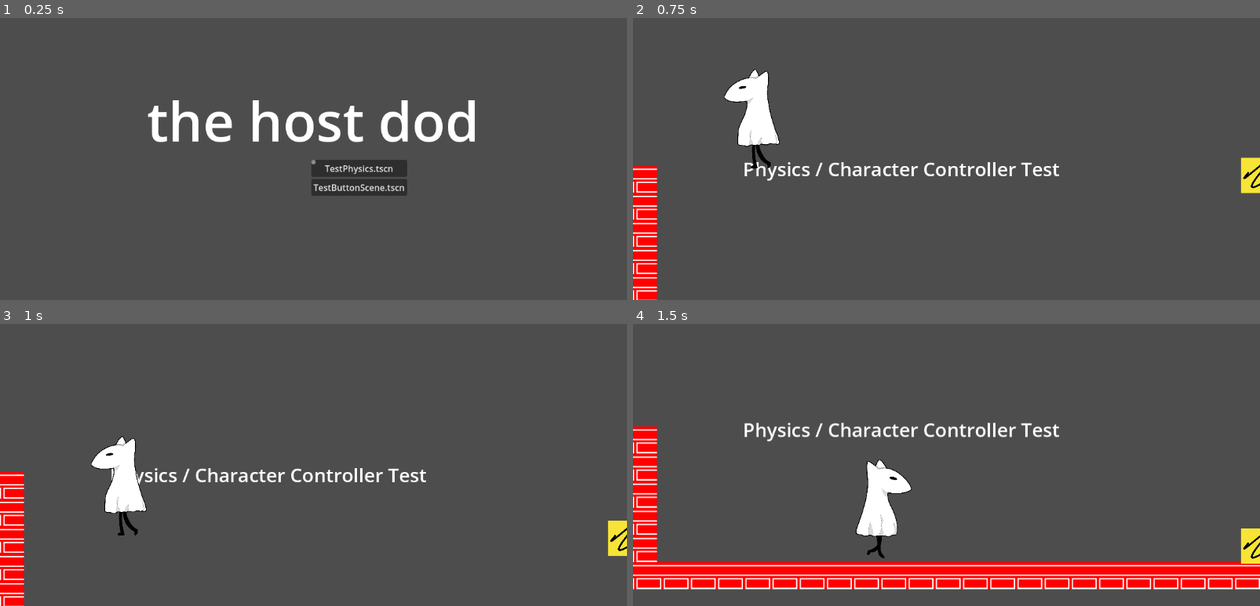
Above: before the commit, frames 1-4 (two rows, left to right).
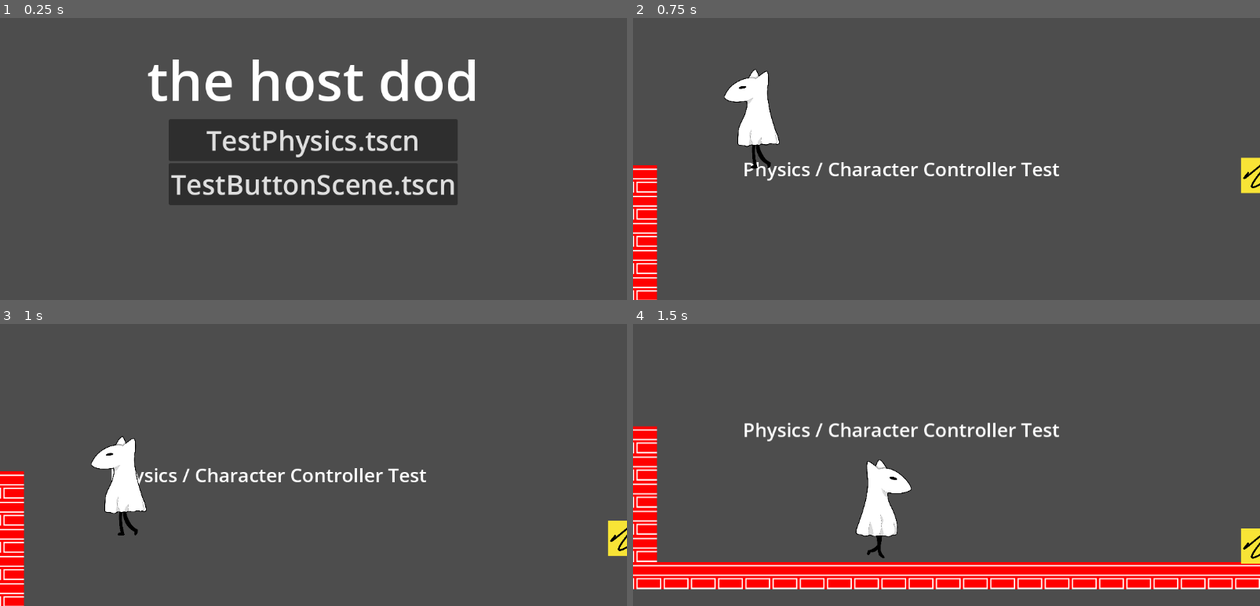
Above: after the commit, the same moments.

Repository: rcivan/ghost-dog
Game: Godot game, scene res://MainTitle.tscn
The game is run twice, just before and just after one commit, with the same random seed, the same clock (stepped at 60 frames per second) and the same inputs. This scene is started directly instead of the project's main scene.
Inputs:
- Up to frame 1 (0.25 s): no input
- Up to frame 2 (0.75 s): click "TestPhysics.tscn" at 0.5 s
- Up to frame 3 (1 s): no input
- Up to frame 4 (1.5 s): hold Right (right) from 1.28 s (still down); hold Q (slide) from 1.28 s (still down)

The runs differ from the first frame. In frame 1, 16% of the frame differs, in the area x 23-76%, y 14-67%; in frame 2, nothing differs; in frame 3, nothing differs; in frame 4, nothing differs.

Commit message:
nicer

Diff:
--- a/game/MainTitle.gd
+++ b/game/MainTitle.gd
@@ -4,7 +4,7 @@
 # Called when the node enters the scene tree for the first time.
 func _ready():
 	var dir = DirAccess.open("res://test/stages")
-	var scenes_container = $VBoxContainer/ScrollContainer/Scenes
+	var scenes_container = $VBoxContainer/Scenes
 	if not dir:
 		return
 
@@ -17,6 +17,8 @@
 			go_button.pressed.connect(
 				func(): return get_tree().change_scene_to_file("res://test/stages/" + file_name)
 			)
+			go_button.size_flags_horizontal = Control.SIZE_EXPAND_FILL
+			go_button.anchors_preset = go_button.PRESET_VCENTER_WIDE
 
 			scenes_container.add_child(go_button)
 
--- a/game/MainTitle.tscn
+++ b/game/MainTitle.tscn
@@ -1,6 +1,9 @@
-[gd_scene load_steps=3 format=3 uid="uid://up3yks0lulrx"]
+[gd_scene load_steps=4 format=3 uid="uid://up3yks0lulrx"]
 
 [ext_resource type="Script" path="res://MainTitle.gd" id="1_0oevt"]
+
+[sub_resource type="Theme" id="Theme_qhbl5"]
+Button/font_sizes/font_size = 50
 
 [sub_resource type="LabelSettings" id="LabelSettings_jiyhx"]
 font_size = 100
@@ -11,6 +14,7 @@
 anchor_bottom = 1.0
 grow_horizontal = 2
 grow_vertical = 2
+theme = SubResource("Theme_qhbl5")
 theme_override_constants/margin_left = 50
 theme_override_constants/margin_top = 50
 theme_override_constants/margin_right = 50
@@ -27,12 +31,6 @@
 label_settings = SubResource("LabelSettings_jiyhx")
 horizontal_alignment = 1
 
-[node name="ScrollContainer" type="ScrollContainer" parent="VBoxContainer"]
-clip_contents = false
-custom_minimum_size = Vector2(2.08165e-12, 2.08165e-12)
+[node name="Scenes" type="VBoxContainer" parent="VBoxContainer"]
 layout_mode = 2
 size_flags_horizontal = 4
-size_flags_vertical = 4
-
-[node name="Scenes" type="VBoxContainer" parent="VBoxContainer/ScrollContainer"]
-layout_mode = 2
--- a/game/elements/stage/Button.tscn
+++ b/game/elements/stage/Button.tscn
@@ -38,7 +38,6 @@
 
 [node name="AnimatedSprite2D" type="AnimatedSprite2D" parent="."]
 sprite_frames = SubResource("SpriteFrames_1j6gh")
-frame_progress = 0.290629
 centered = false
 
 [node name="Area2D" type="Area2D" parent="."]
